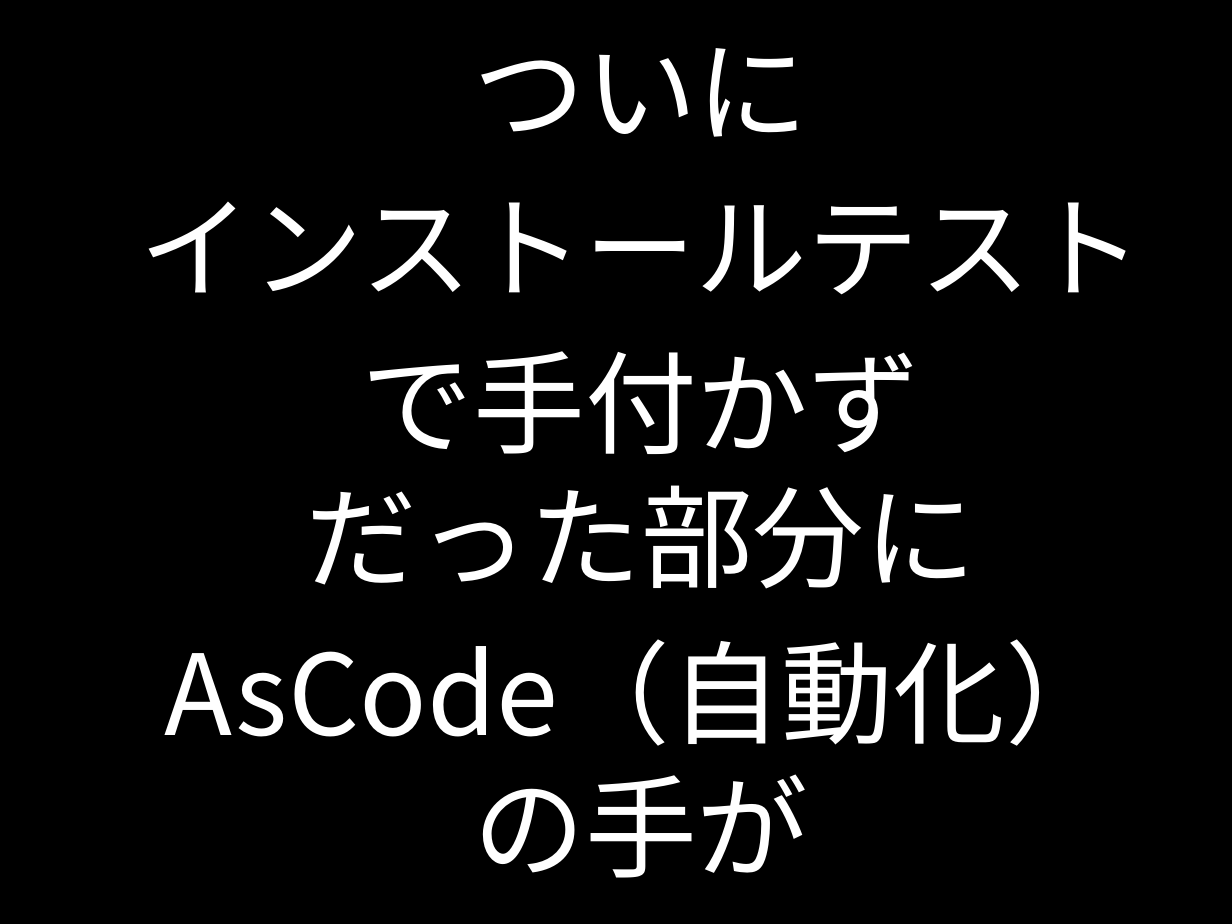
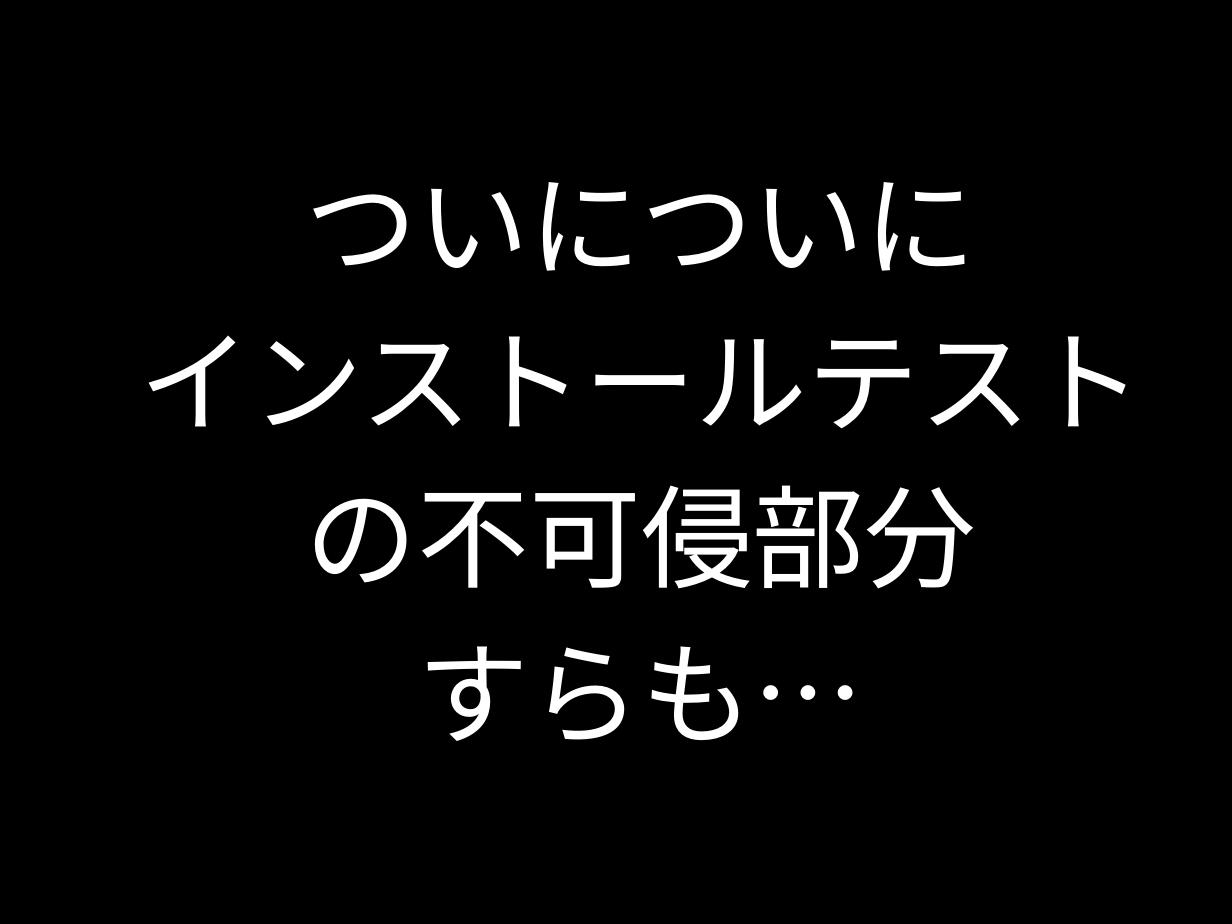
Before and after one commit to kazuhito-m/kazuhito-m.github.io, a slide deck: slide 85 of _drafts/comcamp2016.odp (slide 80 before the commit). Drawn at 1232x924 pixels with LibreOffice and Linux fonts; fonts in the diff are those of the drawing. Boxes give left, top, right and bottom in pixels: in the first picture for what was removed or moved away, otherwise in the second. Text is boxed around its words. In the diff, an @@ line names an element or a change of style, - is before the commit and + after.

```diff
--- a/_drafts/comcamp2016.odp
+++ b/_drafts/comcamp2016.odp
@@ text at (x1=306, y1=182, x2=977, y2=271): text changed @@
-ついに
+ついについに
@@ text at (x1=306, y1=485, x2=977, y2=741): text changed @@
-で手付かず
-だった部分に
-AsCode（自動化）
-の手が
+の不可侵部分
+すらも…
```
Also in this commit, not shown: 3 other slides changed, 32 slides added, 1 other file.
